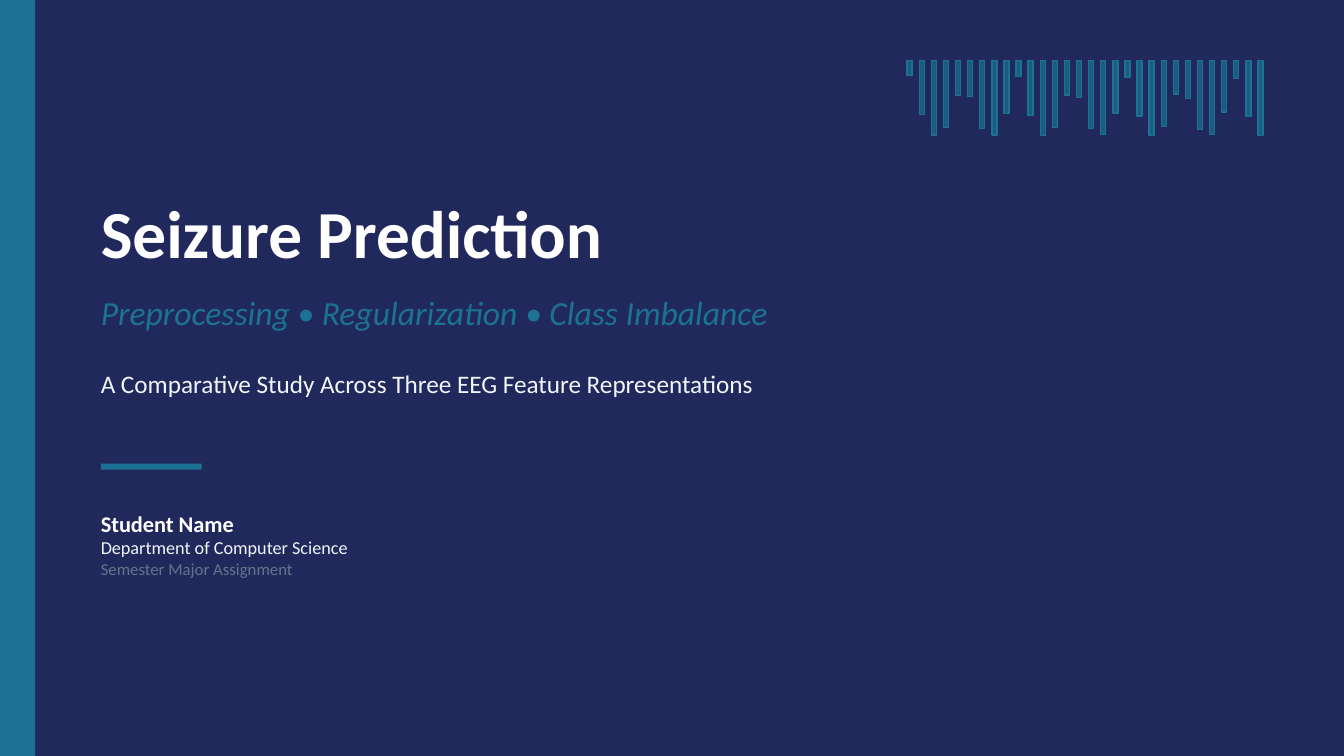
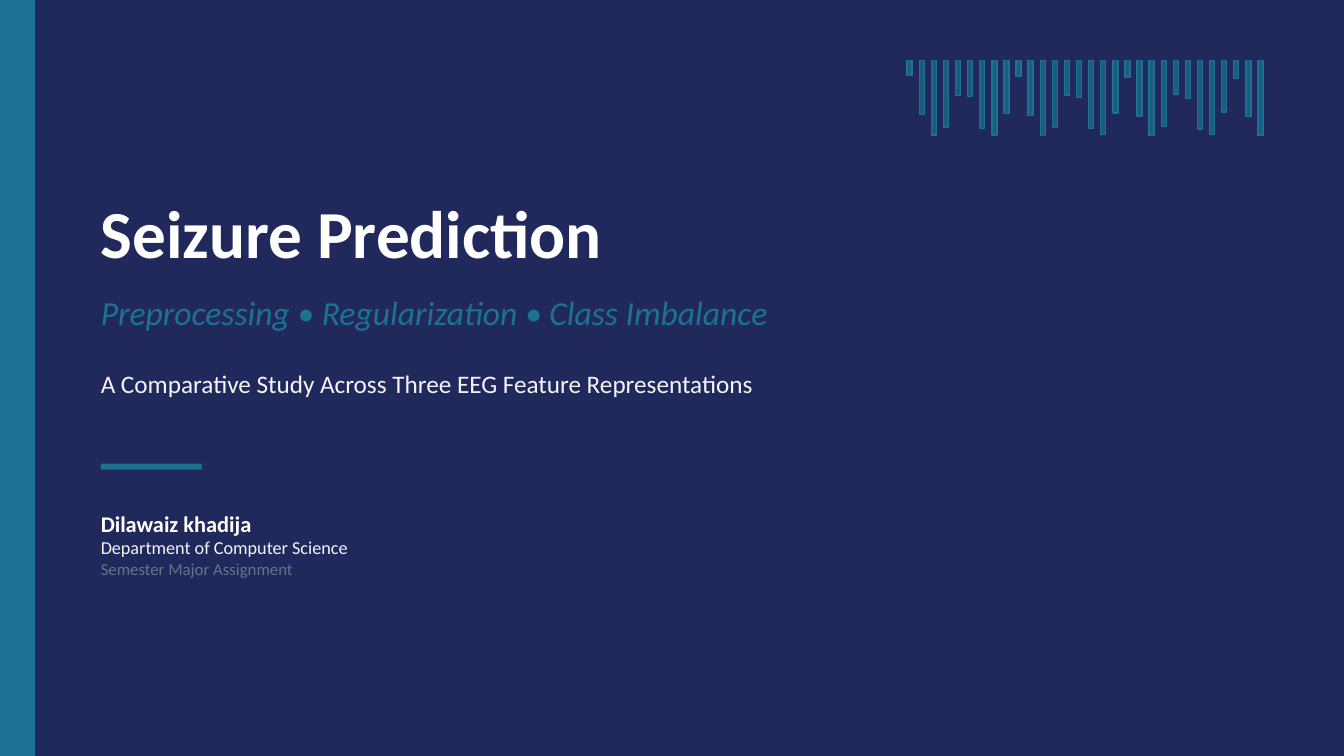
Before and after one commit to Dilawaizkhadija/seizure-prediction-study, a slide deck: slide 1 of Seizure_Prediction.pptx. Drawn at 1344x756 pixels with LibreOffice and Linux fonts; fonts in the diff are those of the drawing. Boxes give left, top, right and bottom in pixels: in the first picture for what was removed or moved away, otherwise in the second. Text is boxed around its words. In the diff, an @@ line names an element or a change of style, - is before the commit and + after.

```diff
--- a/Seizure_Prediction.pptx
+++ b/Seizure_Prediction.pptx
@@ text at bbox=[101, 516, 251, 536]: text changed @@
-Student Name
+Dilawaiz khadija
```
Also in this commit, not shown: 2 other slides changed.
